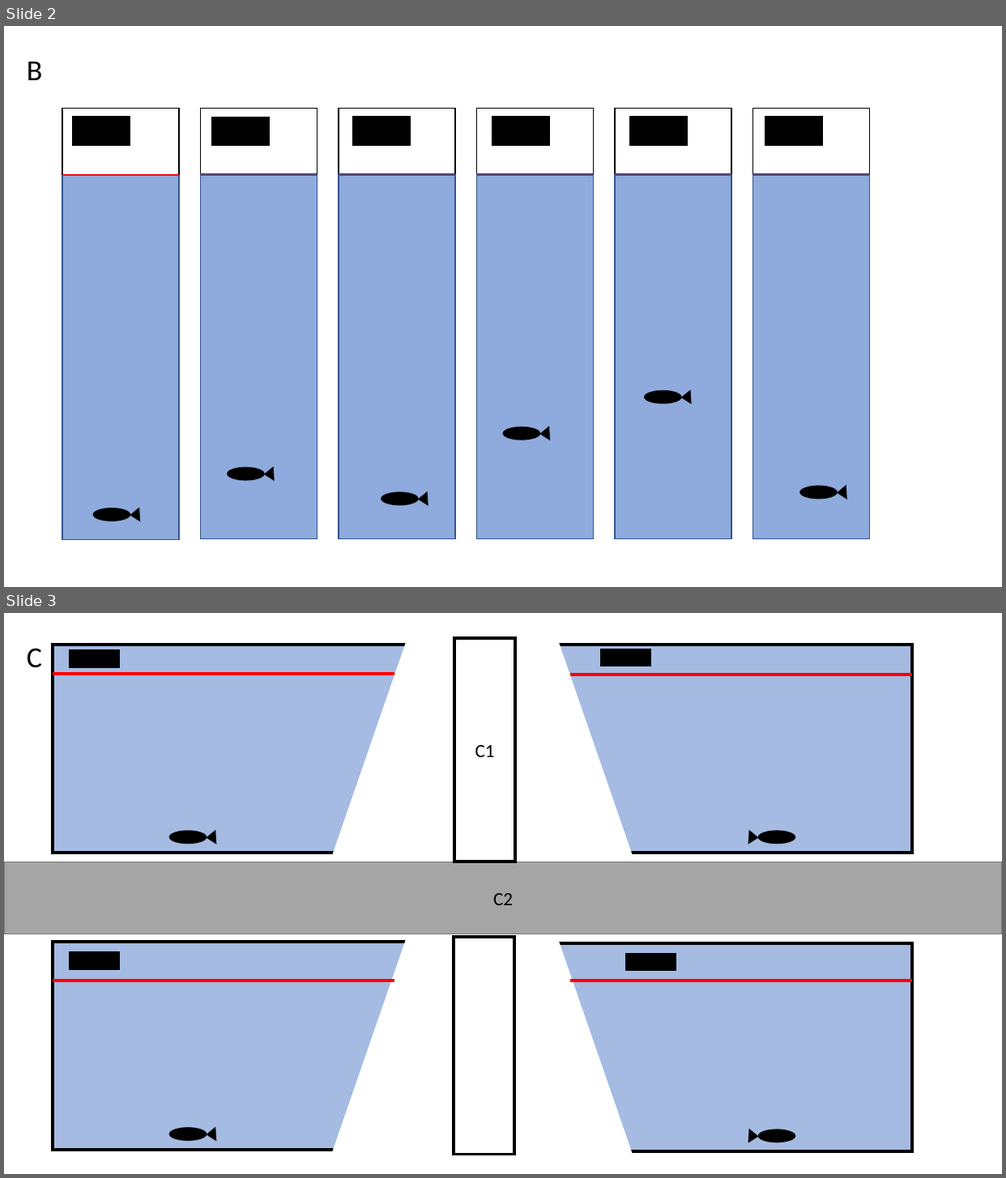
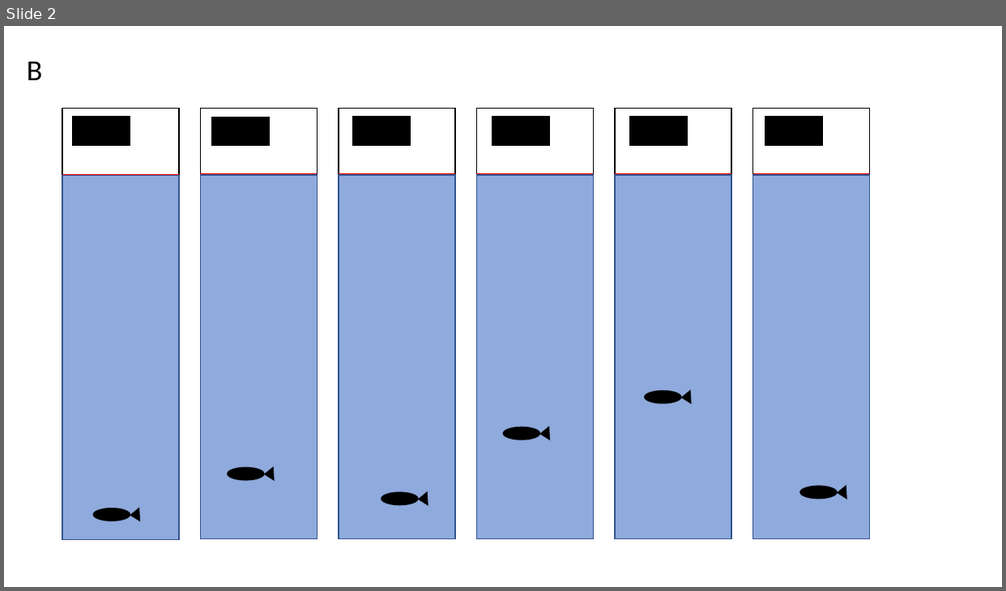
Before and after one commit to Apex619/F1_Methods_Chapter_Anxiety_Hamza, a slide deck: Planning/Figures.pptx. Shown one above the other, each under a label of ours: slides 2 and 3 before the commit, slide 2 after it. The pictures are 1006x1178 and 1006x591 pixels, drawn with LibreOffice and Linux fonts; fonts in the diff are those of the drawing. Boxes give left, top, right and bottom in pixels: in the first picture for what was removed or moved away, otherwise in the second. Text is boxed around its words. In the diff, an @@ line names an element or a change of style, - is before the commit and + after.

```diff
--- a/Planning/Figures.pptx
+++ b/Planning/Figures.pptx
@@ slide 3 removed at box(4, 613, 1002, 1174), background #FFFFFF @@
@@ text removed at box(27, 648, 42, 668) @@
-C
@@ rectangle removed at box(69, 650, 119, 667) @@
@@ rectangle removed at box(454, 638, 515, 862) @@
-C1
@@ rectangle removed at box(602, 649, 651, 666) @@
@@ line removed from (53, 674) to (394, 674) @@
@@ line removed from (571, 675) to (912, 675) @@
@@ group removed at box(53, 638, 483, 855): 2 triangles, 1 rectangle, 1 ellipse @@
@@ group removed at box(483, 638, 912, 855): 2 triangles, 1 rectangle, 1 ellipse @@
@@ rectangle removed at box(4, 862, 1002, 935) @@
-C2
@@ rectangle removed at box(69, 952, 119, 969) @@
@@ rectangle removed at box(454, 937, 514, 1154) @@
@@ rectangle removed at box(625, 954, 675, 971) @@
@@ line removed from (53, 981) to (394, 981) @@
@@ line removed from (571, 981) to (912, 981) @@
@@ group removed at box(53, 935, 483, 1152): 2 triangles, 1 rectangle, 1 ellipse @@
@@ group removed at box(483, 937, 912, 1154): 2 triangles, 1 rectangle, 1 ellipse @@
```
Also in this commit, not shown: 1 slide changed, 1 slide added, 5 other files.
